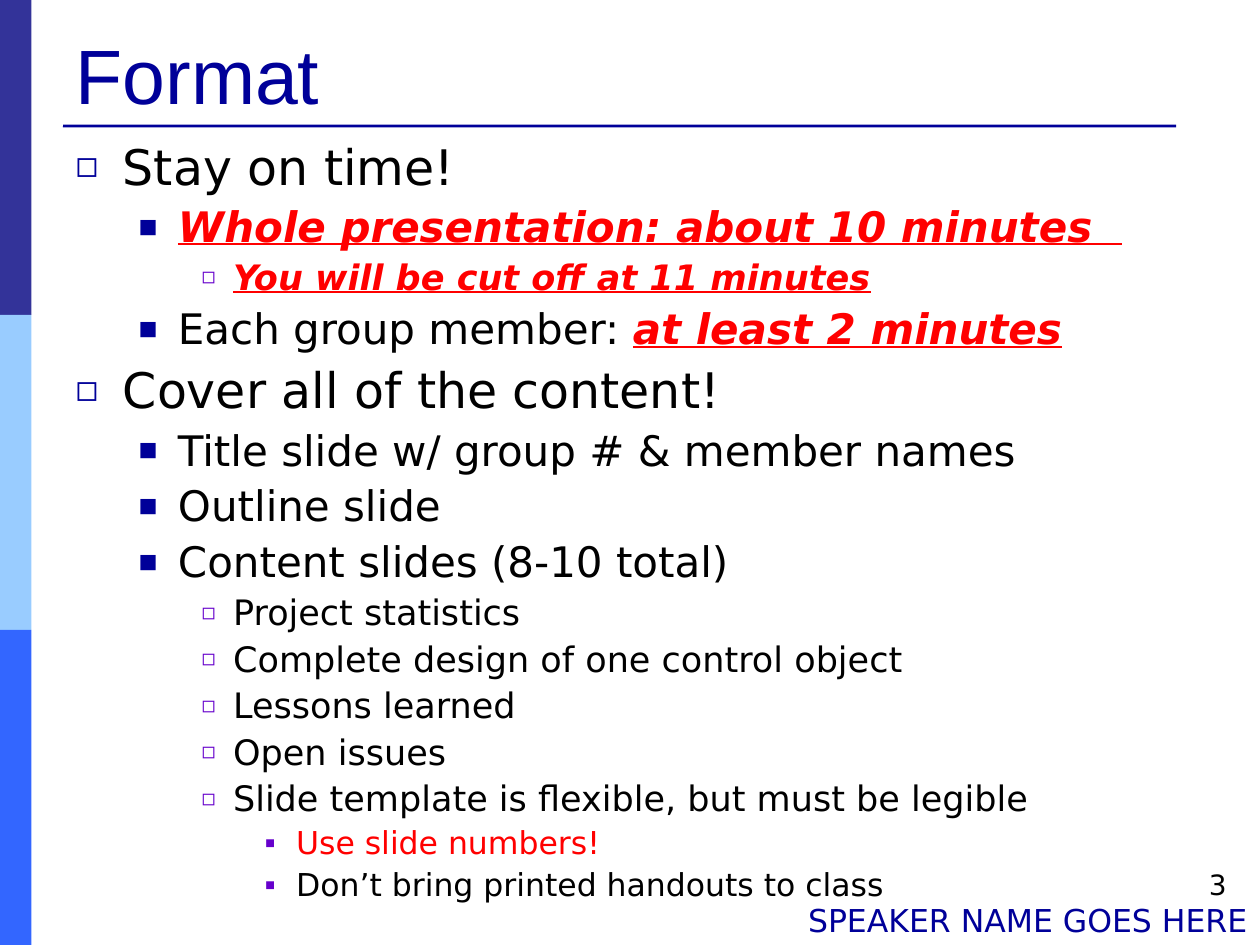
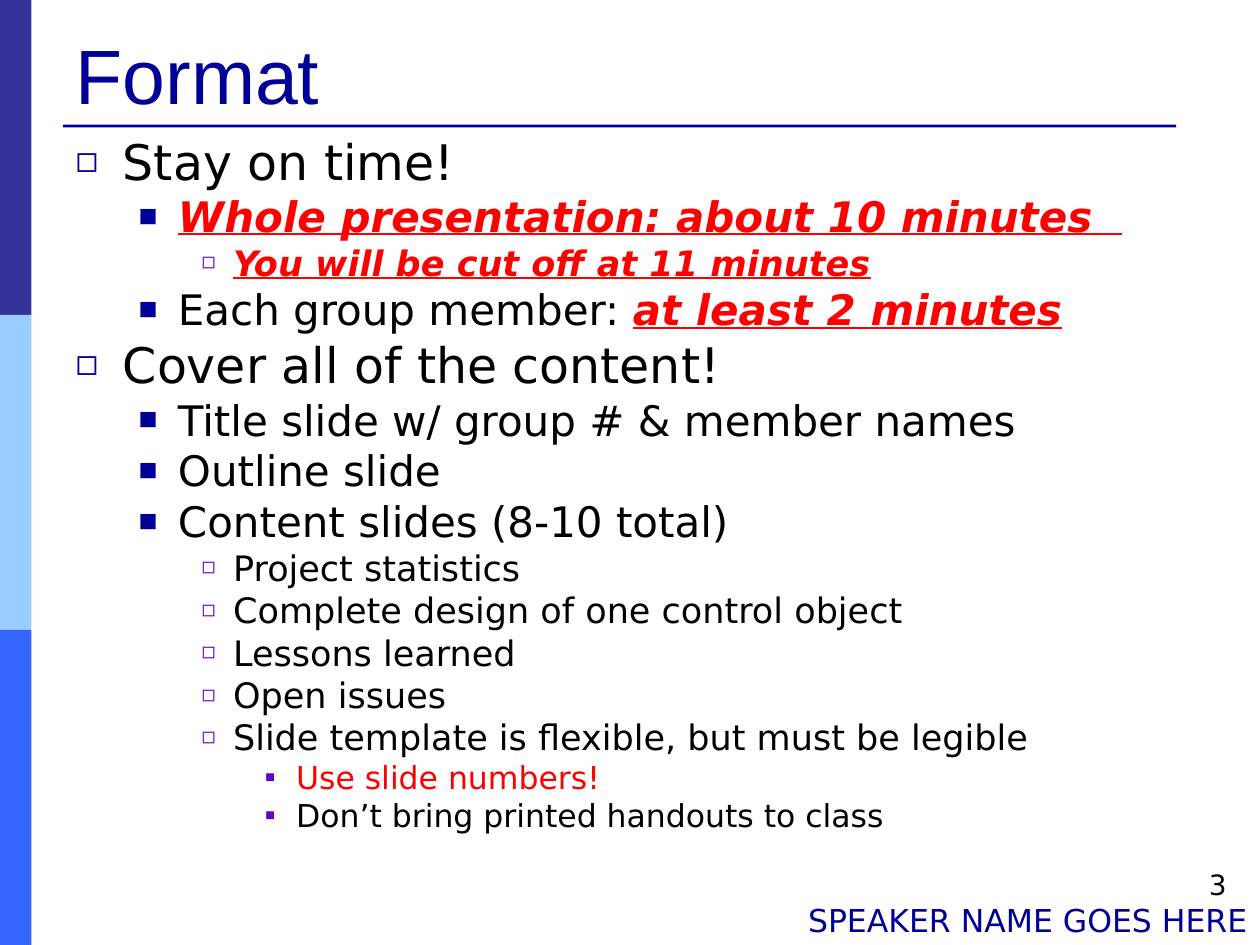
Before and after one commit to Muliang/18649, a slide deck: slide 3 of logs/09_mid_pres.ppt. Drawn at 1260x945 pixels with LibreOffice and Linux fonts; fonts in the diff are those of the drawing. Boxes give left, top, right and bottom in pixels: in the first picture for what was removed or moved away, otherwise in the second. Text is boxed around its words. In the diff, an @@ line names an element or a change of style, - is before the commit and + after.

```diff
--- a/logs/09_mid_pres.ppt
+++ b/logs/09_mid_pres.ppt
@@ text "Stay on time!" at [123,142,1092,834]: line spacing 0.9 to 0.8 @@
```
Also in this commit, not shown: 8 other slides changed.
